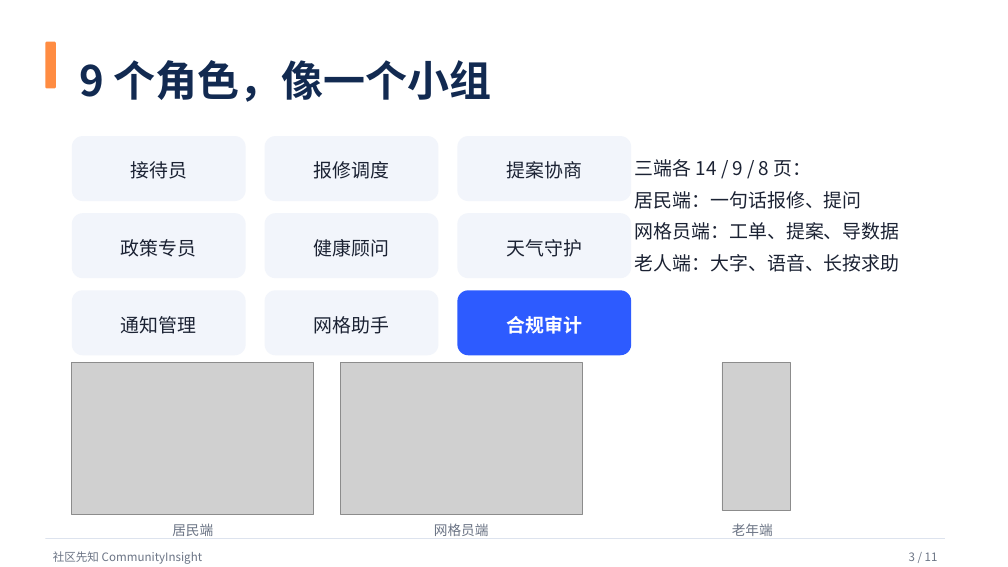
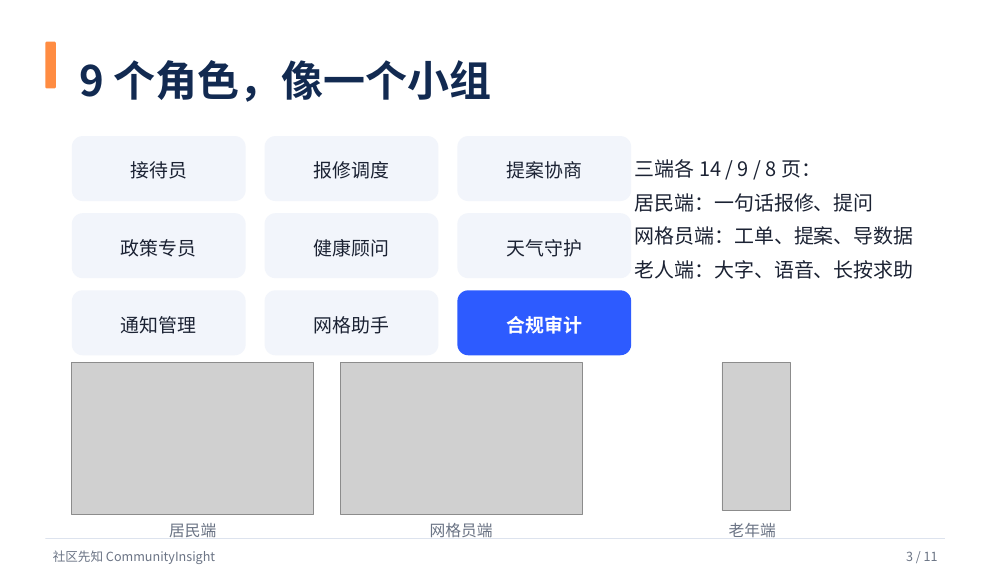
Before and after one commit to woshuofengsu/campus-insight-agent, a slide deck: slide 3 of docs/competition/9月22日路演-社区先知.pptx. Drawn at 1008x567 pixels with LibreOffice and Linux fonts; fonts in the diff are those of the drawing; grey boxes stand for pictures. Boxes give left, top, right and bottom in pixels: in the first picture for what was removed or moved away, otherwise in the second. Text is boxed around its words. In the diff, an @@ line names an element or a change of style, - is before the commit and + after.

Commit message:
整体优化：全局字号提升 + 一页 A4 提词卡 + 修掉本门禁一处误报
一、deck 全局体检（把 15 页的图片数/文字量/最小字号全量出来再动手）
- 发现问题：内容里的说明文字有大量 13–15pt（投影后排看不清）；页脚 11pt
- 处理：内容文字一律提到 ≥16pt、页脚 12pt
  第 3 页三端说明 13→15、右栏 18→19；第 4 页角色格 12→13、说明 16→17、底部 18→19；
  第 5 页执行链说明 14→16；第 7 页步骤说明 14→16；第 8 页图注 14→16；
  第 9 页功能说明 15→16；附录 1 说明 18→19；附录 2 答案 15→16
- 复检：内容最小字号 15pt（仅页内小标签），其余 ≥16pt；几何门禁仍 0 问题

二、新增《9月22日提词卡-A4.md》——台上只看这一张
- 12 步翻页动线表：每步「页 / 一句话 / 秒 / 累计」（5:58 卡点）
- 三个"绝不砍"：开场故事 · 第 5 页双层防线 · 第 11 页主动认短板与三个诉求
- 超时砍页顺序 + 四个时间检查点
- 被追问时翻哪页（备用 2 页 / 附录 2 页）与万能三句
- 三种意外各一句话 + 上台前 3 分钟清单
- 已接入 build_html / export_pdf：生成 HTML 与 A4 PDF（247KB）

三、修掉项目完整性门禁的一处误报（门禁自己也需要被检验）
- 症状：把路演 PPT（.pptx）入库后，test_tracked_text_files_are_valid_utf8 判它"不是合法 UTF-8"
- 根因：BINARY_EXT 白名单没排除 Office 格式（.pptx/.docx/.xlsx 同为 ZIP 容器）
- 修法：补齐 .pptx/.ppt/.doc/.xls/.7z/.rar/.gz，并注明这次踩坑原因
- 复跑：完整性 + 模板门禁 13 passed；ruff 0；check_claims 通过（638 口径一致）

四、PPT 预览 PDF 已按新字号重新导出（15 页，697KB）

```diff
--- a/docs/competition/9月22日路演-社区先知.pptx
+++ b/docs/competition/9月22日路演-社区先知.pptx
@@ text "三端各 14 / 9 / ..." at bbox=[635, 159, 914, 279]: size 18 to 19 pt @@
@@ size 13 to 15 pt in 3 elements at bbox=[169, 523, 216, 537], bbox=[430, 523, 493, 537], bbox=[729, 523, 776, 537] @@
@@ text "社区先知 CommunityInsight" at bbox=[53, 550, 215, 564]: size 11 to 12 pt @@
@@ text "3 / 11" at bbox=[906, 551, 938, 561]: size 11 to 12 pt @@
```
Also in this commit, not shown: 11 other slides changed, 6 other files.
